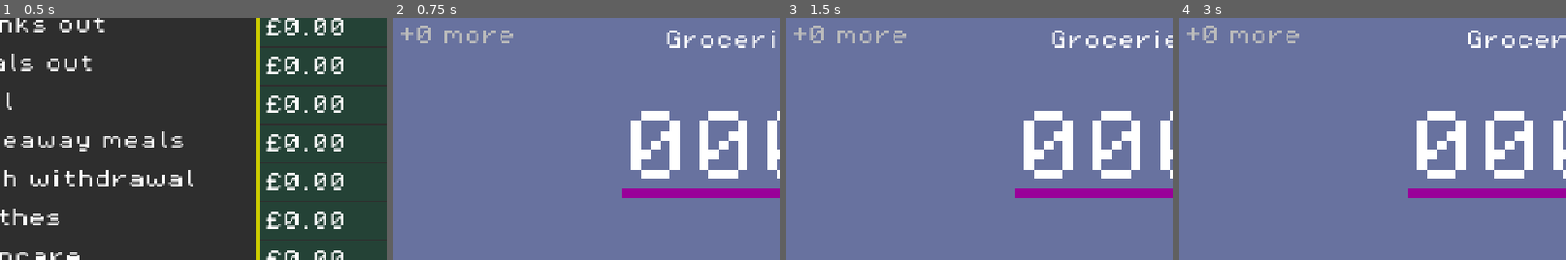
Above: before the commit, frames 1-4 (left to right).
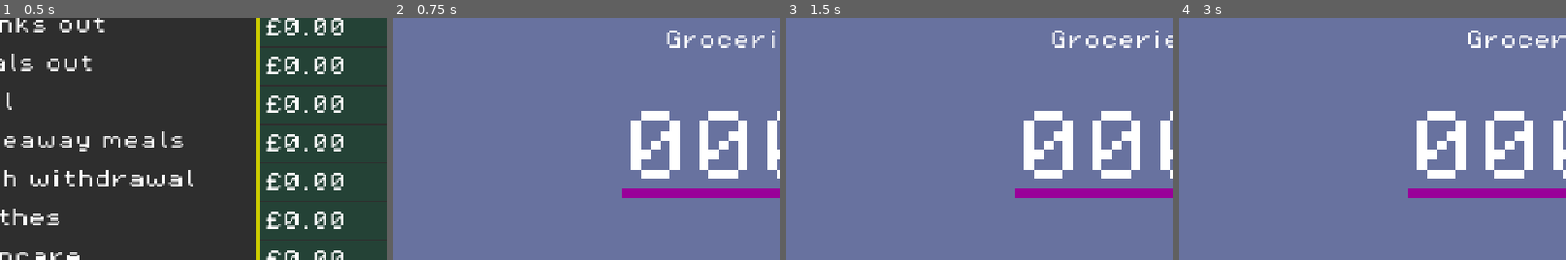
Above: after the commit, the same moments.

Repository: phrasmotica/budget-visualiser
Game: Godot game, scene res://scenes/ui/spreadsheet_ui/spreadsheet_ui.tscn
Same seed, same stepped clock (60 frames per second), same inputs: the game is played once before the commit and once after it.
Inputs (mouse positions are % of the whole screen's width and height, from its top left):
- Up to frame 1 (0.5 s): no input
- Up to frame 2 (0.75 s): tap Enter (ui_accept) at 0.5 s; move the mouse to (72, 45) at 0.52 s; hold Right (ui_right) from 0.53 s (still down); tap Shift (bulk_modifier) at 0.6 s; click (72, 45) at 0.67 s
- Up to frame 3 (1.5 s): tap Enter (ui_accept) at 0.77, 1.25 s; release Right (ui_right) at 1.25 s; drag from (30, 55) to (45, 70) at 1.27 s
- Up to frame 4 (3 s): tap Enter (ui_accept) at 2, 2.75 s; move the mouse to (60, 28) at 2.02 s; hold Right (ui_right) 2.03-2.75 s; tap Z at 2.1 s; drag from (45, 70) to (20, 35) at 2.77 s
The pictures show only the part of the screen within x 7-57%, y 24-74%; the shares and areas given below are measured in that part.

Frame 1 is identical in both runs. In frame 2, 0.6% of the frame differs, in the area x 2-32%, y 3-11%; in frame 3, 0.6%; in frame 4, 0.6%.

Commit message:
Render the most recent N transactions in a single label

Diff:
--- a/scenes/ui/recent_transactions/recent_transactions.gd
+++ b/scenes/ui/recent_transactions/recent_transactions.gd
@@ -11,6 +11,9 @@
 var visible_count := 5
 
 @onready
+var transactions_label: Label = %TransactionsLabel
+
+@onready
 var more_label: Label = %MoreLabel
 
 func _ready() -> void:
@@ -18,7 +21,11 @@
 
 func reload() -> void:
 	var transactions := _get_transactions()
-	more_label.text = "+%d more" % transactions.size()
+	transactions_label.text = _compute_transactions_text(transactions)
+
+	var more_count := maxi(0, transactions.size() - visible_count)
+	more_label.visible = more_count > 0
+	more_label.text = "+%d more" % more_count
 
 func _get_transactions() -> Array[BudgetTransaction]:
 	var budget_data := BudgetProvider.get_budget_data()
@@ -26,3 +33,13 @@
 		return []
 
 	return budget_data.get_transactions_for_category_and_month(category, month)
+
+func _compute_transactions_text(transactions: Array[BudgetTransaction]) -> String:
+	if transactions.size() <= 0:
+		return ""
+
+	return transactions \
+		.slice(0, visible_count) \
+		.map(func(t: BudgetTransaction): return t.amount) \
+		.map(func(f: float): return "%.2f" % f) \
+		.reduce(Strings.join("\n"))
--- a/scenes/ui/recent_transactions/recent_transactions.tscn
+++ b/scenes/ui/recent_transactions/recent_transactions.tscn
@@ -1,7 +1,11 @@
-[gd_scene load_steps=3 format=3 uid="uid://cgj8ahx4yu8su"]
+[gd_scene load_steps=4 format=3 uid="uid://cgj8ahx4yu8su"]
 
 [ext_resource type="Theme" uid="uid://c1ktlawkckrai" path="res://themes/theme_pixel.tres" id="1_tfjwn"]
 [ext_resource type="Script" uid="uid://bugjoi5qro4la" path="res://scenes/ui/recent_transactions/recent_transactions.gd" id="2_8farb"]
+
+[sub_resource type="LabelSettings" id="LabelSettings_8farb"]
+line_spacing = 8.0
+font_size = 32
 
 [node name="RecentTransactions" type="VBoxContainer"]
 size_flags_horizontal = 3
@@ -18,35 +22,15 @@
 custom_minimum_size = Vector2(0, 16)
 layout_mode = 2
 
-[node name="TransactionLabels" type="VBoxContainer" parent="."]
-visible = false
+[node name="TransactionsLabel" type="Label" parent="."]
+unique_name_in_owner = true
 layout_mode = 2
-theme_override_constants/separation = 8
-
-[node name="Label" type="Label" parent="TransactionLabels"]
-layout_mode = 2
-theme_override_font_sizes/font_size = 32
-text = "10.00"
-
-[node name="Label2" type="Label" parent="TransactionLabels"]
-layout_mode = 2
-theme_override_font_sizes/font_size = 32
-text = "20.00"
-
-[node name="Label3" type="Label" parent="TransactionLabels"]
-layout_mode = 2
-theme_override_font_sizes/font_size = 32
-text = "30.00"
-
-[node name="Label4" type="Label" parent="TransactionLabels"]
-layout_mode = 2
-theme_override_font_sizes/font_size = 32
-text = "40.00"
-
-[node name="Label5" type="Label" parent="TransactionLabels"]
-layout_mode = 2
-theme_override_font_sizes/font_size = 32
-text = "50.00"
+text = "10.00
+20.00
+30.00
+40.00
+50.00"
+label_settings = SubResource("LabelSettings_8farb")
 
 [node name="Spacer2" type="Control" parent="."]
 custom_minimum_size = Vector2(0, 8)
